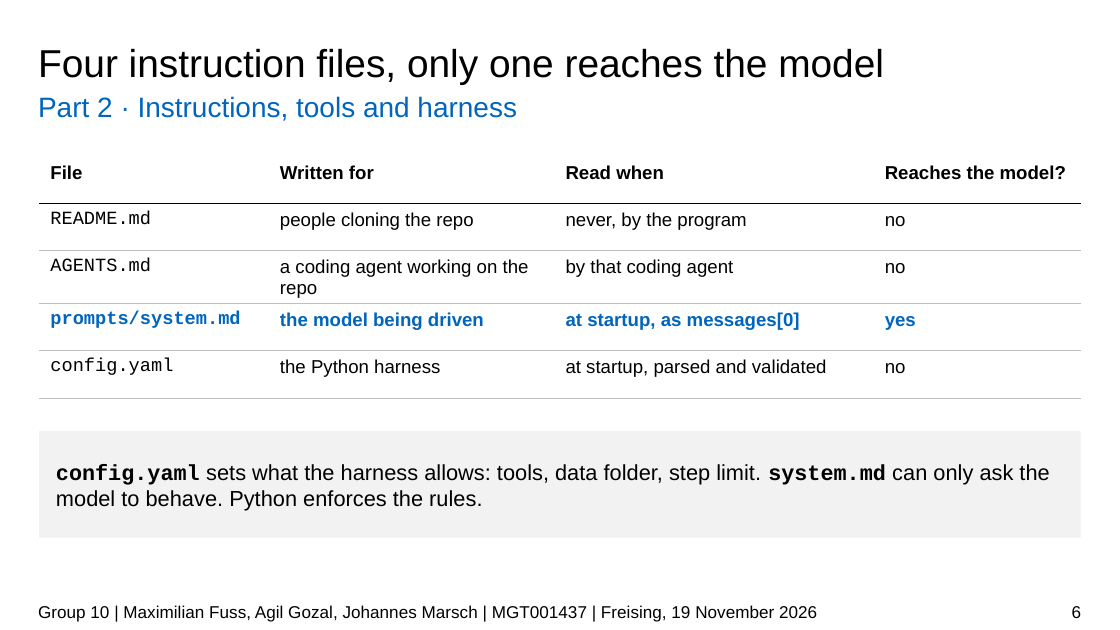
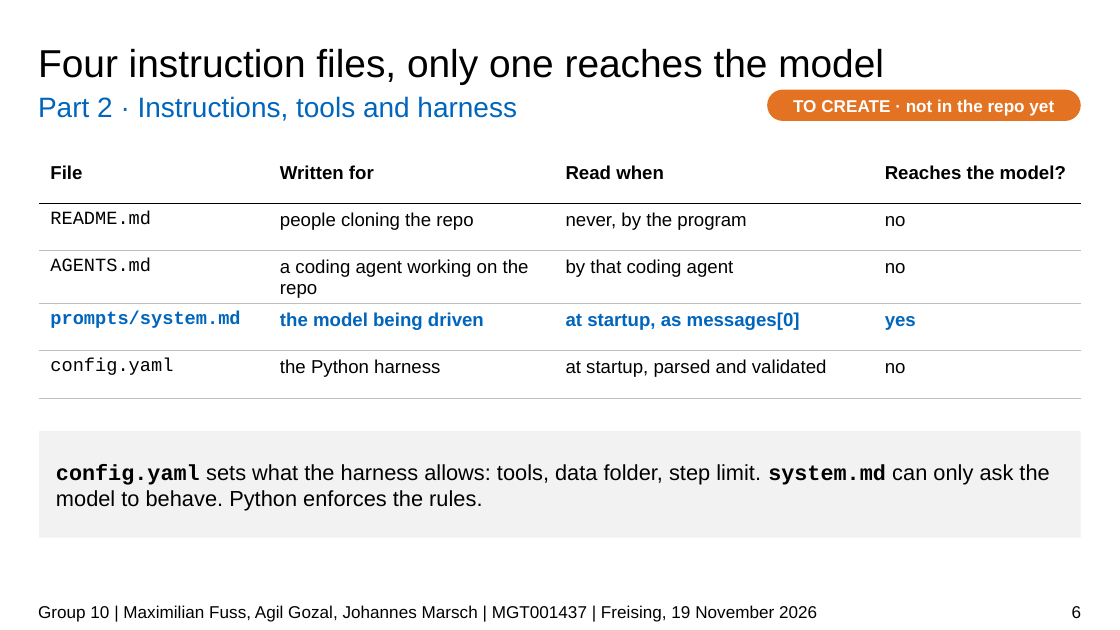
Before and after one commit to JPMarsch/Python_Group_10, a slide deck: slide 6 of presentation/G10_presentation_draft.pptx. Drawn at 1120x630 pixels with LibreOffice and Linux fonts; fonts in the diff are those of the drawing; background and template pictures are left out. Boxes give left, top, right and bottom in pixels: in the first picture for what was removed or moved away, otherwise in the second. Text is boxed around its words. In the diff, an @@ line names an element or a change of style, - is before the commit and + after.

```diff
--- a/presentation/G10_presentation_draft.pptx
+++ b/presentation/G10_presentation_draft.pptx
@@ rounded rectangle added at (767, 90, 1081, 121), fill #E37222, 11 pt, text #FFFFFF, bold @@
+TO CREATE · not in the repo yet
```
Also in this commit, not shown: 13 other slides changed.
